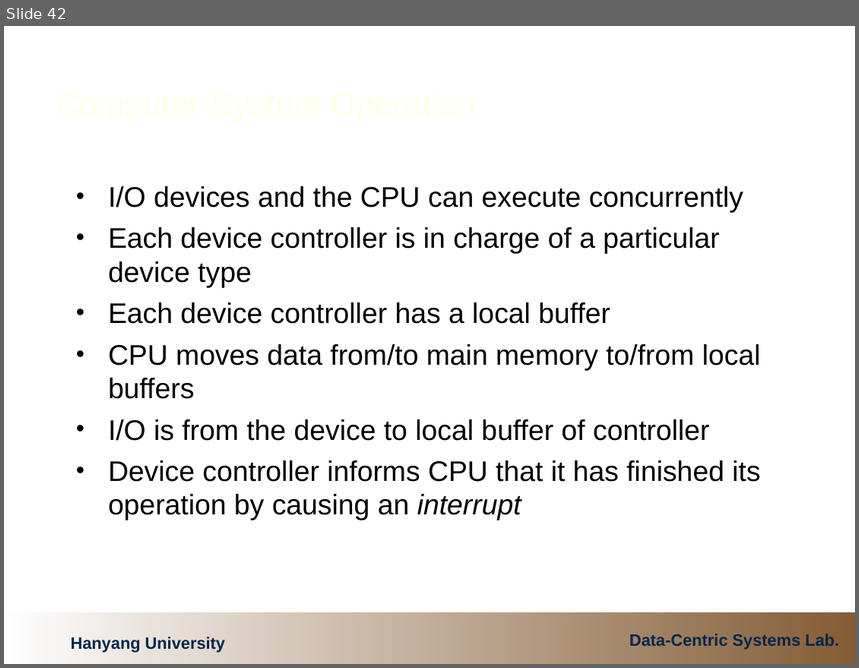
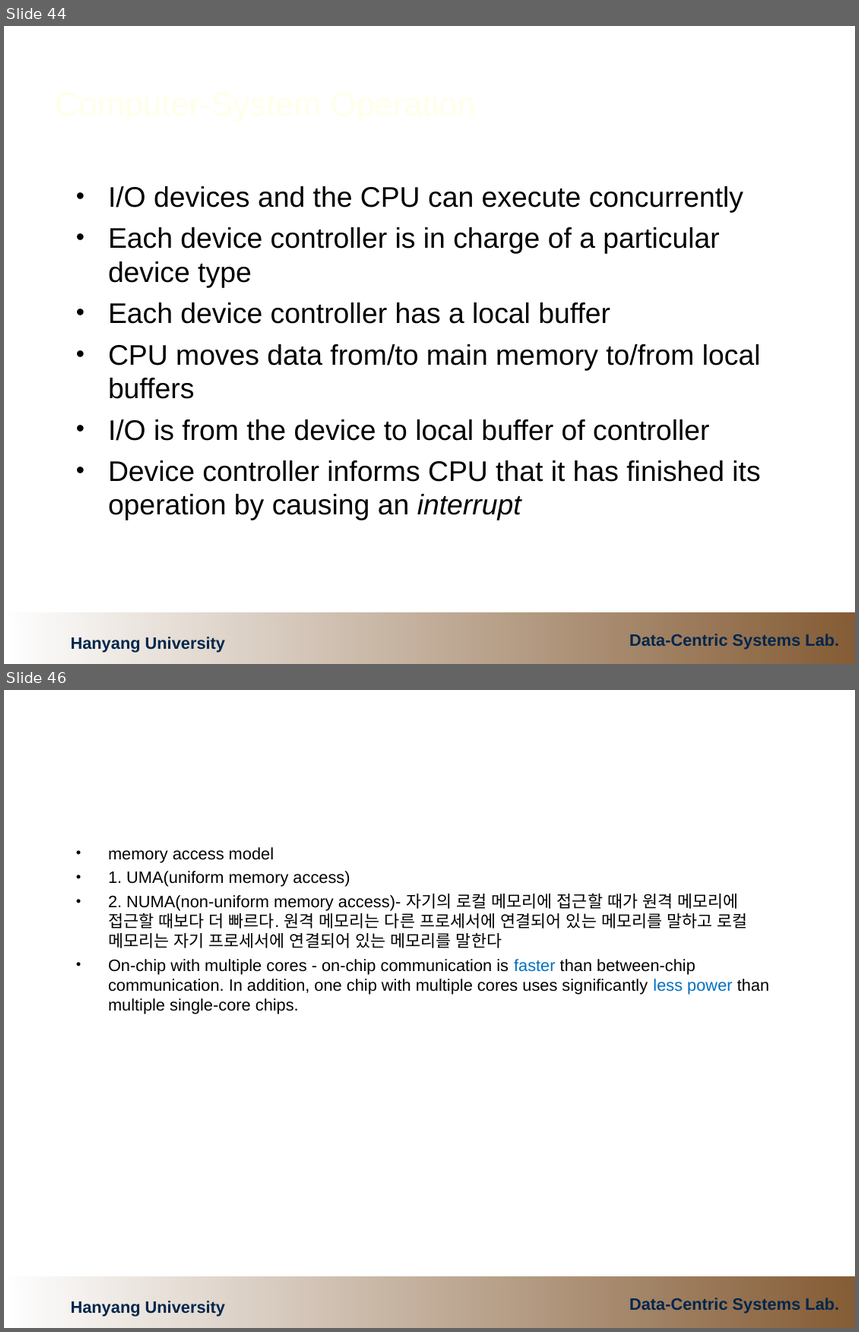
Before and after one commit to cocojk/major, a slide deck: os/이론/1.ComputerSystemOverview.ppt. Shown one above the other, each under a label of ours: slide 42 before the commit, slides 44 and 46 after it; the slides between them are not shown. The pictures are 859x668 and 859x1332 pixels, drawn with LibreOffice and Linux fonts; fonts in the diff are those of the drawing; background and template pictures are left out. Boxes give left, top, right and bottom in pixels: in the first picture for what was removed or moved away, otherwise in the second. Text is boxed around its words. In the diff, an @@ line names an element or a change of style, - is before the commit and + after.

```diff
--- a/os/이론/1.ComputerSystemOverview.ppt
+++ b/os/이론/1.ComputerSystemOverview.ppt
@@ slide 46 added at (4, 690, 855, 1328), background #FFFFFF; not listed: 1 template element that a slide beside it also shows @@
@@ text added at (108, 847, 769, 1015), 14 pt, text #000000 @@
+• memory access model
+• 1. UMA(uniform memory access)
+• 2. NUMA(non-uniform memory access)- 자기의 로컬 메모리에 접근할 때가 원격 메모리에 접근할 때보다 더 빠르다. 원격 메모리는 다른 프로세서에 연결되어 있는 메모리를 말하고 로컬 메모리는 자기 프로세서에 연결되어 있는 메모리를 말한다
+• On-chip with multiple cores - on-chip communication is faster than between-chip communication. In addition, one chip with multiple cores uses significantly less power than multiple single-core chips.
@@ text added at (71, 1301, 225, 1317), 14 pt, text #00264C, bold @@
+Hanyang University
@@ text added at (629, 1298, 839, 1314), 14 pt, text #00264C, bold @@
+Data-Centric Systems Lab.
@@ what was slide 42 is now slide 44 @@
```
Also in this commit, not shown: 3 slides changed, 2 other slides added, 1 other file.
